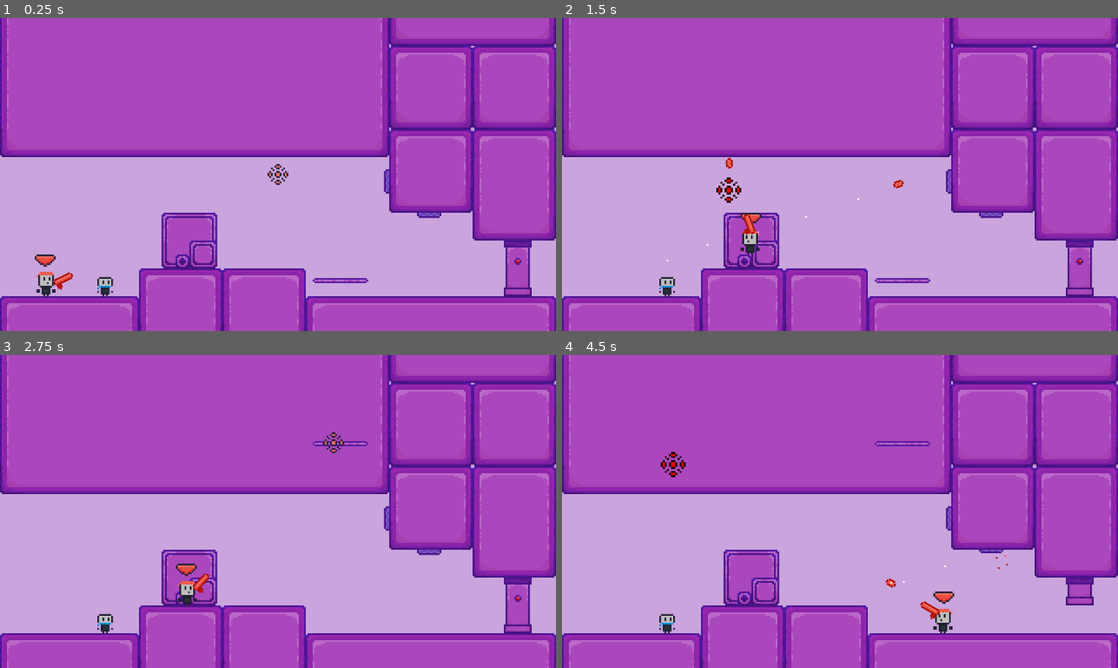
Above: before the commit, frames 1-4 (two rows, left to right).
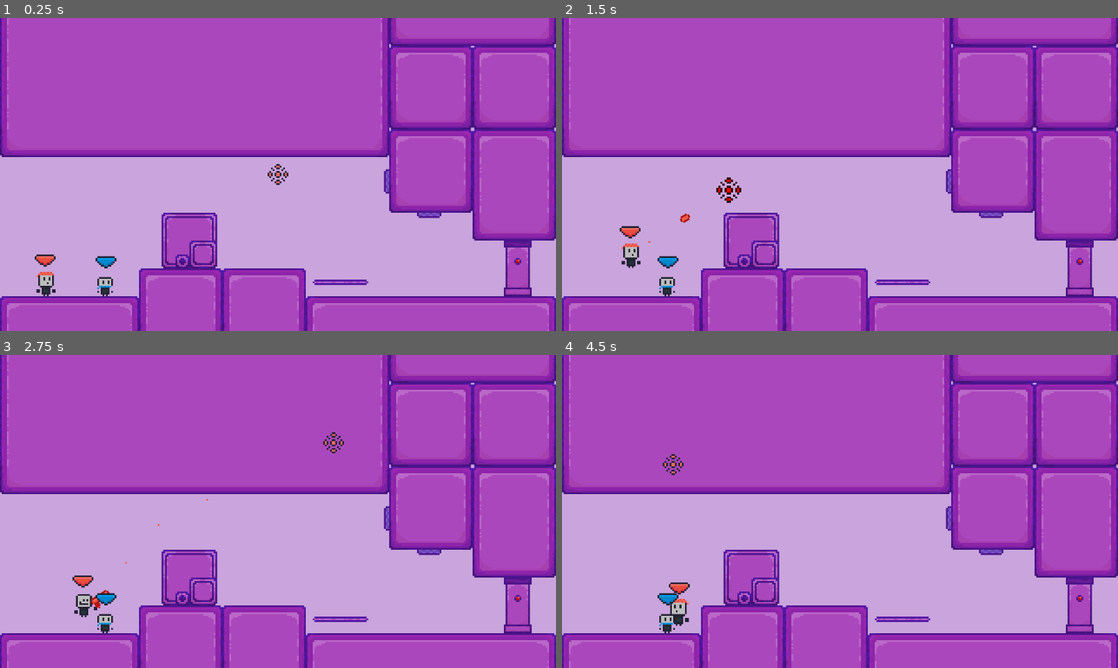
Above: after the commit, the same moments.

Repository: EmilPok/RpurpleB
Game: Godot game, scene res://scenes/levels/maybe_level_0.tscn
Two runs of this game, one before a commit and one after it. Both use one fixed random seed, a clock stepped at 60 frames per second and the inputs below.
Inputs (mouse positions are in pixels of both pictures, inside the frame that each line leads up to):
- Up to frame 1 (0.25 s): no input
- Up to frame 2 (1.5 s): tap Enter at 0.5 s; move the mouse to (962, 158) at 0.52 s; hold D (right) from 0.53 s (still down); tap Shift (dash) at 0.6 s; tap Space (jump) at 0.77, 1.07 s; click (962, 158) at 0.8 s; move the mouse to (728, 190) at 1.27 s; click (728, 190) at 1.35 s
- Up to frame 3 (2.75 s): tap Space (jump) at 1.52, 1.82 s; right-click (166, 527) at 1.55 s; move the mouse to (333, 442) at 2.02 s; release D (right) at 2.03 s; hold A (left) from 2.03 s (still down); hold Space (jump) from 2.03 s (still down); right-click (333, 442) at 2.1 s
- Up to frame 4 (4.5 s): move the mouse to (812, 574) at 2.77 s; release A (left) at 2.78 s; release Space (jump) at 2.78 s; hold D (right) 2.78-4.28 s; tap Space (jump) at 2.85, 3.02, 3.32, 3.77, 4.07 s; tap Shift (dash) at 3.05, 3.6 s; move the mouse to (1006, 558) at 3.52 s; click (1006, 558) at 3.8 s; move the mouse to (673, 464) at 4.27 s; hold A (left) from 4.28 s (still down); click (673, 464) at 4.35 s

The runs differ from the first frame. In frame 1, 0.4% of the frame differs, in the area x 9-67%, y 76-87%; in frame 2, 1.1%; in frame 3, 1.1%; in frame 4, 1.9%, in the area x 17-96%, y 27-89%.

Commit message:
bug_fixes and squeshy characters

Diff:
--- a/icon.svg
+++ /dev/null
@@ -1 +0,0 @@
-<svg xmlns="http://www.w3.org/2000/svg" width="128" height="128"><rect width="124" height="124" x="2" y="2" fill="#363d52" stroke="#212532" stroke-width="4" rx="14"/><g fill="#fff" transform="translate(12.322 12.322)scale(.101)"><path d="M105 673v33q407 354 814 0v-33z"/><path fill="#478cbf" d="m105 673 152 14q12 1 15 14l4 67 132 10 8-61q2-11 15-15h162q13 4 15 15l8 61 132-10 4-67q3-13 15-14l152-14V427q30-39 56-81-35-59-83-108-43 20-82 47-40-37-88-64 7-51 8-102-59-28-123-42-26 43-46 89-49-7-98 0-20-46-46-89-64 14-123 42 1 51 8 102-48 27-88 64-39-27-82-47-48 49-83 108 26 42 56 81zm0 33v39c0 276 813 276 814 0v-39l-134 12-5 69q-2 10-14 13l-162 11q-12 0-16-11l-10-65H446l-10 65q-4 11-16 11l-162-11q-12-3-14-13l-5-69z"/><path d="M483 600c0 34 58 34 58 0v-86c0-34-58-34-58 0z"/><circle cx="725" cy="526" r="90"/><circle cx="299" cy="526" r="90"/></g><g fill="#414042" transform="translate(12.322 12.322)scale(.101)"><circle cx="307" cy="532" r="60"/><circle cx="717" cy="532" r="60"/></g></svg>
--- a/project.godot
+++ b/project.godot
@@ -14,7 +14,6 @@
 run/main_scene="uid://rs2fbwgne3wq"
 config/features=PackedStringArray("4.6", "GL Compatibility")
 run/max_fps=240
-config/icon="res://icon.svg"
 
 [display]
 
@@ -66,6 +65,12 @@
 , Object(InputEventKey,"resource_local_to_scene":false,"resource_name":"","device":-1,"window_id":0,"alt_pressed":false …(186 unchanged characters)…
 ]
 }
+aim={
+"deadzone": 0.2,
+"events": [Object(InputEventMouseButton,"resource_local_to_scene":false,"resource_name":"","device":-1,"window_id":0,"alt_pressed":false,"shift_pressed":false,"ctrl_pressed":false,"meta_pressed":false,"button_mask":2,"position":Vector2(97, 18),"global_position":Vector2(106, 66),"factor":1.0,"button_index":2,"canceled":false,"pressed":true,"double_click":false,"script":null)
+, Object(InputEventKey,"resource_local_to_scene":false,"resource_name":"","device":-1,"window_id":0,"alt_pressed":false,"shift_pressed":false,"ctrl_pressed":false,"meta_pressed":false,"pressed":false,"keycode":0,"physical_keycode":4194325,"key_label":0,"unicode":0,"location":0,"echo":false,"script":null)
+]
+}
 
 [layer_names]
 
--- a/scenes/bullet.tscn
+++ b/scenes/bullet.tscn
@@ -43,6 +43,9 @@
 &"destroyed": SubResource("Animation_l5glv")
 }
 
+[sub_resource type="Gradient" id="Gradient_ryofq"]
+colors = PackedColorArray(0.9098039, 0.30588236, 0.2509804, 1, 0.9529412, 0.42352942, 0.3764706, 1)
+
 [node name="Bullet" type="Area2D" unique_id=832421599]
 z_index = 2
 collision_mask = 3
@@ -69,6 +72,7 @@
 gravity = Vector2(0, 0)
 initial_velocity_min = 10.0
 initial_velocity_max = 15.0
+color_ramp = SubResource("Gradient_ryofq")
 
 [node name="Destroy_bullet" type="Timer" parent="." unique_id=1796541563]
 wait_time = 3.0
--- a/scenes/character_1.tscn
+++ b/scenes/character_1.tscn
@@ -15,6 +15,50 @@
 atlas = ExtResource("2_p0pq8")
 region = Rect2(0, 0, 16, 16)
 
+[sub_resource type="AtlasTexture" id="AtlasTexture_l55i8"]
+atlas = ExtResource("2_p0pq8")
+region = Rect2(0, 0, 16, 16)
+
+[sub_resource type="AtlasTexture" id="AtlasTexture_47oof"]
+atlas = ExtResource("2_p0pq8")
+region = Rect2(16, 0, 16, 16)
+
+[sub_resource type="AtlasTexture" id="AtlasTexture_2wmww"]
+atlas = ExtResource("2_p0pq8")
+region = Rect2(32, 0, 16, 16)
+
+[sub_resource type="AtlasTexture" id="AtlasTexture_tfkyx"]
+atlas = ExtResource("2_p0pq8")
+region = Rect2(48, 0, 16, 16)
+
+[sub_resource type="AtlasTexture" id="AtlasTexture_w2t02"]
+atlas = ExtResource("2_p0pq8")
+region = Rect2(64, 0, 16, 16)
+
+[sub_resource type="AtlasTexture" id="AtlasTexture_o12to"]
+atlas = ExtResource("2_p0pq8")
+region = Rect2(64, 0, 16, 16)
+
+[sub_resource type="AtlasTexture" id="AtlasTexture_aclxv"]
+atlas = ExtResource("2_p0pq8")
+region = Rect2(96, 0, 16, 16)
+
+[sub_resource type="AtlasTexture" id="AtlasTexture_4ugrg"]
+atlas = ExtResource("2_p0pq8")
+region = Rect2(112, 0, 16, 16)
+
+[sub_resource type="AtlasTexture" id="AtlasTexture_dcl4c"]
+atlas = ExtResource("2_p0pq8")
+region = Rect2(128, 0, 16, 16)
+
+[sub_resource type="AtlasTexture" id="AtlasTexture_2vf1k"]
+atlas = ExtResource("2_p0pq8")
+region = Rect2(144, 0, 16, 16)
+
+[sub_resource type="AtlasTexture" id="AtlasTexture_qsh3i"]
+atlas = ExtResource("2_p0pq8")
+region = Rect2(160, 0, 16, 16)
+
 [sub_resource type="SpriteFrames" id="SpriteFrames_l55i8"]
 animations = [{
 "frames": [{
@@ -24,6 +68,49 @@
 "loop": true,
 "name": &"Idle",
 "speed": 5.0
+}, {
+"frames": [{
+"duration": 1.0,
+"texture": SubResource("AtlasTexture_l55i8")
+}, {
+"duration": 1.0,
+"texture": SubResource("AtlasTexture_47oof")
+}, {
+"duration": 1.0,
+"texture": SubResource("AtlasTexture_2wmww")
+}, {
+"duration": 1.0,
+"texture": SubResource("AtlasTexture_tfkyx")
+}, {
+"duration": 1.0,
+"texture": SubResource("AtlasTexture_w2t02")
+}, {
+"duration": 1.0,
+"texture": SubResource("AtlasTexture_o12to")
+}],
+"loop": false,
+"name": &"LookAround",
+"speed": 5.0
+}, {
+"frames": [{
+"duration": 1.0,
+"texture": SubResource("AtlasTexture_aclxv")
+}, {
+"duration": 1.0,
+"texture": SubResource("AtlasTexture_4ugrg")
+}, {
+"duration": 1.0,
+"texture": SubResource("AtlasTexture_dcl4c")
+}, {
+"duration": 1.0,
+"texture": SubResource("AtlasTexture_2vf1k")
+}, {
+"duration": 1.0,
+"texture": SubResource("AtlasTexture_qsh3i")
+}],
+"loop": false,
+"name": &"TakeAGun",
+"speed": 7.0
 }, {
 "frames": [],
 "loop": true,
@@ -114,7 +201,7 @@
 [node name="Icon" type="AnimatedSprite2D" parent="." unique_id=1916461415]
 material = SubResource("ShaderMaterial_ryofq")
 sprite_frames = SubResource("SpriteFrames_l55i8")
-animation = &"Idle"
+animation = &"Walk"
 autoplay = "Idle"
 
 [node name="AnimationPlayer" type="AnimationPlayer" parent="." unique_id=1786981151]
@@ -126,6 +213,7 @@
 shape = SubResource("RectangleShape2D_l82gq")
 
 [node name="Rotation_point" type="Marker2D" parent="." unique_id=1506511493]
+visible = false
 position = Vector2(0, 2)
 
 [node name="Gun" type="Sprite2D" parent="Rotation_point" unique_id=1557632044]
@@ -148,6 +236,10 @@
 wait_time = 0.2
 one_shot = true
 
+[node name="Look_around" type="Timer" parent="." unique_id=1971798085]
+autostart = true
+
 [connection signal="timeout" from="Shoot_cooldown" to="." method="_on_shoot_cooldown_timeout"]
 [connection signal="timeout" from="Coyote_time" to="." method="_on_coyote_time_timeout"]
 [connection signal="timeout" from="Faster_jump" to="." method="_on_faster_jump_timeout"]
+[connection signal="timeout" from="Look_around" to="." method="_on_look_around_timeout"]
--- a/scenes/character_2.tscn
+++ b/scenes/character_2.tscn
@@ -10,6 +10,22 @@
 shader_parameter/flash_color = Color(0.011764706, 0.60784316, 0.8980392, 1)
 shader_parameter/flash_value = 0.0
 
+[sub_resource type="AtlasTexture" id="AtlasTexture_jdd3b"]
+atlas = ExtResource("2_afpa3")
+region = Rect2(0, 0, 16, 16)
+
+[sub_resource type="AtlasTexture" id="AtlasTexture_3fubo"]
+atlas = ExtResource("2_afpa3")
+region = Rect2(16, 0, 16, 16)
+
+[sub_resource type="AtlasTexture" id="AtlasTexture_i4thp"]
+atlas = ExtResource("2_afpa3")
+region = Rect2(32, 0, 16, 16)
+
+[sub_resource type="AtlasTexture" id="AtlasTexture_4j4yg"]
+atlas = ExtResource("2_afpa3")
+region = Rect2(0, 0, 16, 16)
+
 [sub_resource type="AtlasTexture" id="AtlasTexture_n74hp"]
 atlas = ExtResource("2_afpa3")
 region = Rect2(80, 0, 16, 16)
@@ -26,7 +42,11 @@
 atlas = ExtResource("2_afpa3")
 region = Rect2(128, 0, 16, 16)
 
-[sub_resource type="AtlasTexture" id="AtlasTexture_3fubo"]
+[sub_resource type="AtlasTexture" id="AtlasTexture_r4dws"]
+atlas = ExtResource("2_afpa3")
+region = Rect2(144, 0, 16, 16)
+
+[sub_resource type="AtlasTexture" id="AtlasTexture_fbb61"]
 atlas = ExtResource("2_afpa3")
 region = Rect2(0, 0, 16, 16)
 
@@ -34,6 +54,23 @@
 animations = [{
 "frames": [{
 "duration": 1.0,
+"texture": SubResource("AtlasTexture_jdd3b")
+}, {
+"duration": 1.0,
+"texture": SubResource("AtlasTexture_3fubo")
+}, {
+"duration": 1.0,
+"texture": SubResource("AtlasTexture_i4thp")
+}, {
+"duration": 1.0,
+"texture": SubResource("AtlasTexture_4j4yg")
+}],
+"loop": 0,
+"name": &"Blink",
+"speed": 10.0
+}, {
+"frames": [{
+"duration": 1.0,
 "texture": SubResource("AtlasTexture_n74hp")
 }, {
 "duration": 1.0,
@@ -44,18 +81,21 @@
 }, {
 "duration": 1.0,
 "texture": SubResource("AtlasTexture_05wn2")
+}, {
+"duration": 1.0,
+"texture": SubResource("AtlasTexture_r4dws")
 }],
-"loop": true,
+"loop": 1,
 "name": &"Dash",
 "speed": 15.0
 }, {
 "frames": [{
 "duration": 1.0,
-"texture": SubResource("AtlasTexture_3fubo")
+"texture": SubResource("AtlasTexture_fbb61")
 }],
-"loop": true,
+"loop": 1,
 "name": &"Idle",
-"speed": 5.0
+"speed": 15.0
 }]
 
 [sub_resource type="Animation" id="Animation_ryofq"]
@@ -145,6 +185,9 @@
 [sub_resource type="RectangleShape2D" id="RectangleShape2D_66c7w"]
 size = Vector2(9, 11)
 
+[sub_resource type="Gradient" id="Gradient_ootyk"]
+colors = PackedColorArray(0.011764706, 0.60784316, 0.8980392, 1, 0.007843138, 0.53333336, 0.81960785, 1)
+
 [node name="character_2" type="CharacterBody2D" unique_id=1518678440]
 z_index = 10
 collision_layer = 2
@@ -152,7 +195,6 @@
 script = ExtResource("1_66c7w")
 
 [node name="now_me_icon" type="Sprite2D" parent="." unique_id=1615047510]
-visible = false
 position = Vector2(0, -15)
 texture = ExtResource("2_ryofq")
 
@@ -196,13 +238,19 @@
 gravity = Vector2(0, 0)
 initial_velocity_min = 10.0
 initial_velocity_max = 20.0
+color_ramp = SubResource("Gradient_ootyk")
 
 [node name="Start_shadows" type="Timer" parent="." unique_id=1206419896]
 wait_time = 0.05
 one_shot = true
+
+[node name="Blink_timer" type="Timer" parent="." unique_id=2031478611]
+wait_time = 3.0
+autostart = true
 
 [connection signal="timeout" from="Dash_dur" to="." method="_on_dash_dur_timeout"]
 [connection signal="timeout" from="Dash_cooldown" to="." method="_on_dash_cooldown_timeout"]
 [connection signal="timeout" from="Coyote_time" to="." method="_on_coyote_time_timeout"]
 [connection signal="timeout" from="Faster_jump" to="." method="_on_faster_jump_timeout"]
 [connection signal="timeout" from="Start_shadows" to="." method="_on_start_shadows_timeout"]
+[connection signal="timeout" from="Blink_timer" to="." method="_on_blink_timer_timeout"]
--- a/scenes/levels/maybe_level_0.tscn
+++ b/scenes/levels/maybe_level_0.tscn
@@ -149,7 +149,7 @@
 
 [node name="Moving_block" parent="." unique_id=380016871 instance=ExtResource("9_pe4kx")]
 position = Vector2(196, 151.43)
-end_point_pos = Vector2(0, -100)
+end_point_pos = Vector2(0, -50)
 
 [node name="Camera2D" type="Camera2D" parent="." unique_id=1099420840]
 position = Vector2(160, 90)
--- a/scenes/moving_block.tscn
+++ b/scenes/moving_block.tscn
@@ -49,15 +49,17 @@
 sprite_frames = SubResource("SpriteFrames_fg72o")
 animation = &"Anim"
 autoplay = "Idle"
+flip_v = true
 
-[node name="Collision" type="StaticBody2D" parent="Moving_block" unique_id=75066616]
-visible = false
+[node name="Collision" type="StaticBody2D" parent="Moving_block" unique_id=96088588]
 collision_layer = 4
 collision_mask = 0
 
 [node name="CollisionShape2D" type="CollisionShape2D" parent="Moving_block/Collision" unique_id=2026281387]
-position = Vector2(0, -0.5)
+position = Vector2(0, 0.5)
 shape = SubResource("RectangleShape2D_g4v7s")
+one_way_collision = true
+one_way_collision_margin = 5.0
 
 [node name="Stop_anim" type="Timer" parent="." unique_id=1572210677]
 wait_time = 0.6
--- a/scenes/shadow.tscn
+++ b/scenes/shadow.tscn
@@ -1,7 +1,7 @@
 [gd_scene format=3 uid="uid://b053jtu2jaiwv"]
 
 [ext_resource type="Texture2D" uid="uid://b1q58i2l4osiu" path="res://art/characters/a.png" id="1_0rvn4"]
-[ext_resource type="Script" uid="uid://fva1g2wlkyps" path="res://scenes/shadow.gd" id="2_jqplm"]
+[ext_resource type="Script" uid="uid://fva1g2wlkyps" path="res://scripts/shadow.gd" id="2_jqplm"]
 
 [sub_resource type="Animation" id="Animation_bs2fw"]
 resource_name = "Dis"
@@ -41,7 +41,7 @@
 }
 
 [node name="Shadow" type="Sprite2D" unique_id=1891777246]
-modulate = Color(0.29411766, 0.29411766, 0.29411766, 1)
+modulate = Color(0.0070391116, 0.5181329, 0.7967447, 1)
 z_index = 9
 texture = ExtResource("1_0rvn4")
 hframes = 10
--- a/scripts/character_1.gd
+++ b/scripts/character_1.gd
@@ -5,6 +5,7 @@
 var single_jump = -180.0
 var hold_jump = -7.5
 
+var falling_down_velocity_max = 120.0
 var speed_falling = 2.0
 
 var acceleration_walk = 1200.0
@@ -18,6 +19,9 @@
 
 var active = true
 
+var gun_out = false
+var taking_gun = false
+
 @onready var Gun = $Rotation_point
 @onready var Gun_sprite = $Rotation_point/Gun
 @onready var Gun_pivot = $Rotation_point/Pivot
@@ -29,19 +33,43 @@
 
 var can_shoot = true
 
+var last_velocity_y = 0
+var squesh_weight = 16
+
+var scale_fell = Vector2(1.2, 0.8)
+var scale_falling = Vector2(2, 4)
+var scale_hold_jump = Vector2(0.2, 0.4)
+var scale_single_jump = Vector2(0.7, 1.3)
+
 func _physics_process(delta: float) -> void:
+
+
+	if $Icon.animation == "LookAround" and not $Icon.is_playing():
+		if $Icon.frame == 0:
+			$Icon.play("Idle")
+		else:
+			$Icon.play_backwards("LookAround")
+
+	if $Icon.scale.x != 1.0:
+		$Icon.scale.x = lerp($Icon.scale.x, 1.0, squesh_weight * delta)
+		$Icon.scale.y = lerp($Icon.scale.y, 1.0, squesh_weight * delta)
+
 	if is_on_floor():
+		if last_velocity_y:
+			$Icon.scale = scale_fell
 		if not can_jump:
 			can_jump = true
 		if did_coyote:
 			did_coyote = false
 
 	if not is_on_floor() and $Coyote_time.is_stopped() and not did_coyote:
+
 		did_coyote = true
 		$Coyote_time.start()
 
 	if not is_on_floor():
-		if velocity.y >= 200.0:
+		if velocity.y >= falling_down_velocity_max:
+			$Icon.scale += scale_falling * delta
 			velocity += get_gravity() * delta * speed_falling
 		else:
 			velocity += get_gravity() * delta
@@ -51,14 +79,34 @@
 		move_and_slide()
 		return
 
-	Gun.look_at(get_global_mouse_position())
-	var mouse_left := get_global_mouse_position().x < global_position.x
-	icon.flip_h = mouse_left
-	Gun_sprite.flip_v = mouse_left
+	if Input.is_action_just_pressed("aim") and not gun_out and not taking_gun:
+		taking_gun = true
+		$Icon.play("TakeAGun")
 
+	if taking_gun and $Icon.animation == "TakeAGun" and not $Icon.is_playing():
+		taking_gun = false
+		gun_out = true
+		Gun.visible = true
+		Engine.time_scale = 0.1
 
-	if Input.is_action_just_pressed("shoot") and can_shoot:
+	if gun_out:
+		Gun.look_at(get_global_mouse_position())
+		var mouse_left := get_global_mouse_position().x < global_position.x
+		icon.flip_h = mouse_left
+		Gun_sprite.flip_v = mouse_left
+
+	var direction := Input.get_axis("left", "right") if not gun_out and not taking_gun else 0.0
+
+	if direction:
+		if not gun_out:
+			$Icon.flip_h = direction < 0
+
+	if Input.is_action_just_pressed("shoot") and can_shoot and gun_out:
 		GUI.cursor._shoot()
+		gun_out = false
+		Gun.visible = false
+		Engine.time_scale = 1.0
+		$Icon.play("Idle")
 
 		can_shoot = false
 		$Shoot_cooldown.start()
@@ -81,10 +129,10 @@
 
 	if Input.is_action_pressed("jump") and during_jump and velocity.y <= 0:
 		velocity.y += hold_jump
+		$Icon.scale += scale_hold_jump * delta
 	else:
 		during_jump = false
 
-	var direction := Input.get_axis("left", "right")
 	if direction:
 		if abs(velocity.x) <= SPEED + (SPEED / 1.5):
 			velocity.x = move_toward(velocity.x, SPEED * direction, acceleration_walk * delta)
@@ -107,6 +155,8 @@
 			velocity.x = move_toward(velocity.x, 0, acceleration_air * delta)
 
 func _jump():
+	$Icon.scale = scale_single_jump
+	velocity.y = 0
 	during_jump = true
 	velocity.y += single_jump
 	can_jump = false
@@ -121,3 +171,9 @@
 
 func _on_faster_jump_timeout() -> void:
 	faster_jump = false
+
+
+func _on_look_around_timeout() -> void:
+	if $Icon.animation == "Idle":
+		$Icon.play("LookAround")
+	$Look_around.start(randf_range(4.0, 9.0))
--- a/scripts/character_2.gd
+++ b/scripts/character_2.gd
@@ -31,12 +31,28 @@
 var shadow_last_frame = 8
 var shadow_frame = 5
 
+var last_velocity_y = 0
+var squesh_weight = 16
+
+var scale_fell = Vector2(1.2, 0.8)
+var scale_falling = Vector2(2, 4)
+var scale_hold_jump = Vector2(0.2, 0.4)
+var scale_single_jump = Vector2(0.7, 1.3)
+
 func player_2():
 	pass
 
 func _physics_process(delta: float) -> void:
+	if $Icon.animation == "Blink" and not $Icon.is_playing():
+		$Icon.play("Idle")
+
+	if $Icon.scale.x != 1.0:
+		$Icon.scale.x = lerp($Icon.scale.x, 1.0, squesh_weight * delta)
+		$Icon.scale.y = lerp($Icon.scale.y, 1.0, squesh_weight * delta)
 
 	if is_on_floor():
+		if last_velocity_y:
+			$Icon.scale = scale_fell
 		if not can_jump:
 			can_jump = true
 		if wait_can_dash:
@@ -44,6 +60,8 @@
 			wait_can_dash = false
 		if did_coyote:
 			did_coyote = false
+		if $Icon.animation == "Dash" and not during_dash:
+			$Icon.play("Idle")
 
 
 	if not is_on_floor() and $Coyote_time.is_stopped() and not did_coyote:
@@ -53,9 +71,10 @@
 	if not is_on_floor() and not during_dash:
 		if velocity.y >= falling_down_velocity_max:
 			velocity += get_gravity() * delta * speed_falling
+			$Icon.scale += scale_falling * delta
 		else:
 			velocity += get_gravity() * delta
-
+	last_velocity_y = velocity.y
 
 	if not active:
 		if not during_dash:
@@ -76,7 +95,8 @@
 
 	if Input.is_action_pressed("jump") and during_jump and velocity.y <= 0 and not during_dash:
 		velocity.y += hold_jump
-	elif during_dash:
+		$Icon.scale += scale_hold_jump * delta
+	else:
 		during_jump = false
 
 	var direction := Input.get_axis("left", "right")
@@ -126,10 +146,11 @@
 			_standing(delta)
 
 
-
 	move_and_slide()
 
 func _jump():
+	$Icon.scale = scale_single_jump
+	velocity.y = 0.0
 	during_jump = true
 	velocity.y += single_jump
 	can_jump = false
@@ -149,13 +170,13 @@
 
 func _on_dash_dur_timeout() -> void:
 	during_dash = false
-	$Icon.play("Idle")
+	if is_on_floor():
+		$Icon.play("Idle")
 	$Dash_part.emitting = false
 	velocity.x = SPEED * sign(velocity.x)
 
 func _on_dash_cooldown_timeout() -> void:
 	wait_can_dash = true
-
 
 func _on_coyote_time_timeout() -> void:
 	can_jump = false
@@ -174,3 +195,9 @@
 	if shadow_frame != shadow_last_frame:
 		$Start_shadows.start()
 	shadow_frame += 1
+
+
+func _on_blink_timer_timeout() -> void:
+	if $Icon.animation == "Idle":
+		$Icon.play("Blink")
+	$Blink_timer.start(randf_range(2.0, 5.0))
--- a/scripts/moving_block.gd
+++ b/scripts/moving_block.gd
@@ -14,10 +14,12 @@
 	if not active:
 		tween.tween_property($Moving_block, "position", end_point_pos, 0.8).set_trans(Tween.TRANS_CUBIC)
 		Icon.flip_v = false
+		$Moving_block/Collision.position.y -= 1.0
 		Icon.play("Anim")
 		$Stop_anim.start()
 	else:
 		Icon.flip_v = true
+		$Moving_block/Collision.position.y += 1.0
 		tween.tween_property($Moving_block, "position", Vector2.ZERO, 0.8).set_trans(Tween.TRANS_CUBIC)
 		Icon.play("Anim")
 		$Stop_anim.start()
Not shown, removed: icon.svg.import
Renamed: scenes/shadow.gd -> scripts/shadow.gd
Renamed: scenes/shadow.gd.uid -> scripts/shadow.gd.uid
